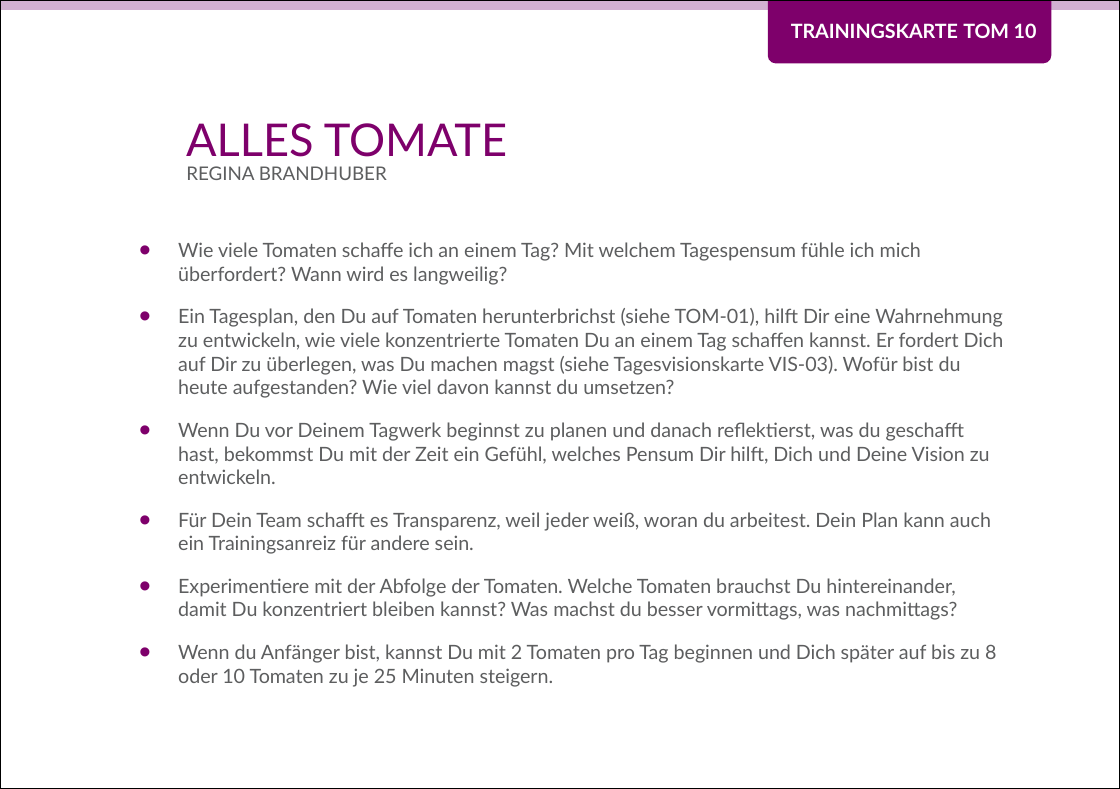
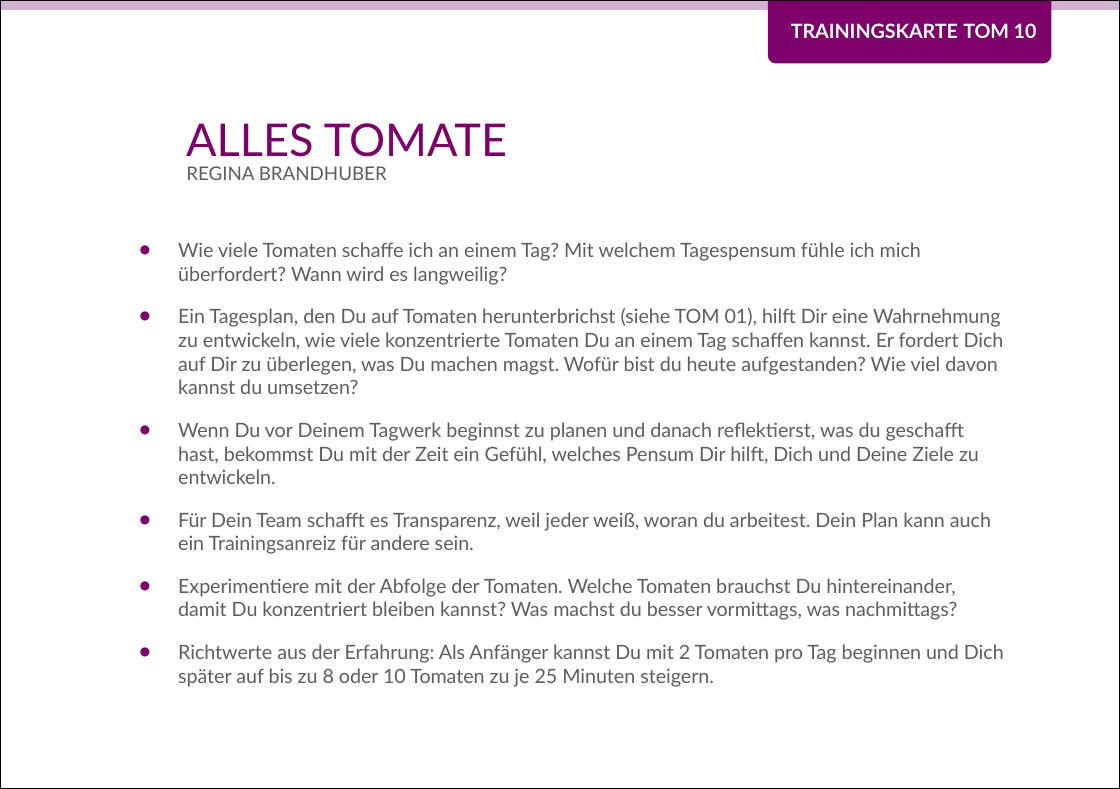
Before and after one commit to Teamtool/training-materials, a slide deck: slide 1 of training-cards/music moves/Tomatoes (TOM)/ger/apprentice/ger_TOM_10_Alles_Tomate_MM_A.pptx. Drawn at 1120x789 pixels with LibreOffice and Linux fonts; fonts in the diff are those of the drawing; background and template pictures are left out. Boxes give left, top, right and bottom in pixels: in the first picture for what was removed or moved away, otherwise in the second. Text is boxed around its words. In the diff, an @@ line names an element or a change of style, - is before the commit and + after.

Commit message:
TOM 10 Alles Tomate
Für Promotion überarbeitet...fast nichts verändert ;-)

```diff
--- a/training-cards/music moves/Tomatoes (TOM)/ger/apprentice/ger_TOM_10_Alles_Tomate_MM_A.pptx
+++ b/training-cards/music moves/Tomatoes (TOM)/ger/apprentice/ger_TOM_10_Alles_Tomate_MM_A.pptx
@@ text at (178,308,1004,484): text changed @@
-• Ein Tagesplan, den Du auf Tomaten herunterbrichst (siehe TOM-01), hilft Dir eine Wahrnehmung zu entwickeln, wie viele konzentrierte Tomaten Du an einem Tag schaffen kannst. Er fordert Dich auf Dir zu überlegen, was Du machen magst (siehe Tagesvisionskarte VIS-03). Wofür bist du heute aufgestanden? Wie viel davon kannst du umsetzen?
-• Wenn Du vor Deinem Tagwerk beginnst zu planen und danach reflektierst, was du geschafft hast, bekommst Du mit der Zeit ein Gefühl, welches Pensum Dir hilft, Dich und Deine Vision zu entwickeln.
+• Ein Tagesplan, den Du auf Tomaten herunterbrichst (siehe TOM 01), hilft Dir eine Wahrnehmung zu entwickeln, wie viele konzentrierte Tomaten Du an einem Tag schaffen kannst. Er fordert Dich auf Dir zu überlegen, was Du machen magst. Wofür bist du heute aufgestanden? Wie viel davon kannst du umsetzen?
+• Wenn Du vor Deinem Tagwerk beginnst zu planen und danach reflektierst, was du geschafft hast, bekommst Du mit der Zeit ein Gefühl, welches Pensum Dir hilft, Dich und Deine Ziele zu entwickeln.
@@ text at (178,644,1004,687): text changed @@
-• Wenn du Anfänger bist, kannst Du mit 2 Tomaten pro Tag beginnen und Dich später auf bis zu 8 oder 10 Tomaten zu je 25 Minuten steigern.
+• Richtwerte aus der Erfahrung: Als Anfänger kannst Du mit 2 Tomaten pro Tag beginnen und Dich später auf bis zu 8 oder 10 Tomaten zu je 25 Minuten steigern.
```
Also in this commit, not shown: 1 other slide changed, 1 other file.
